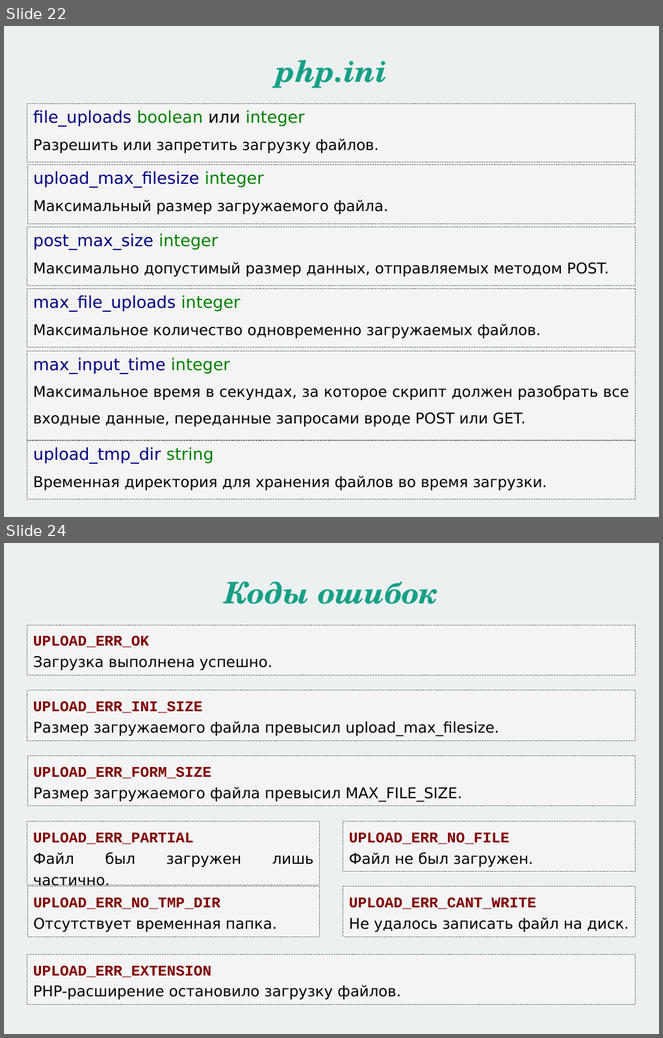
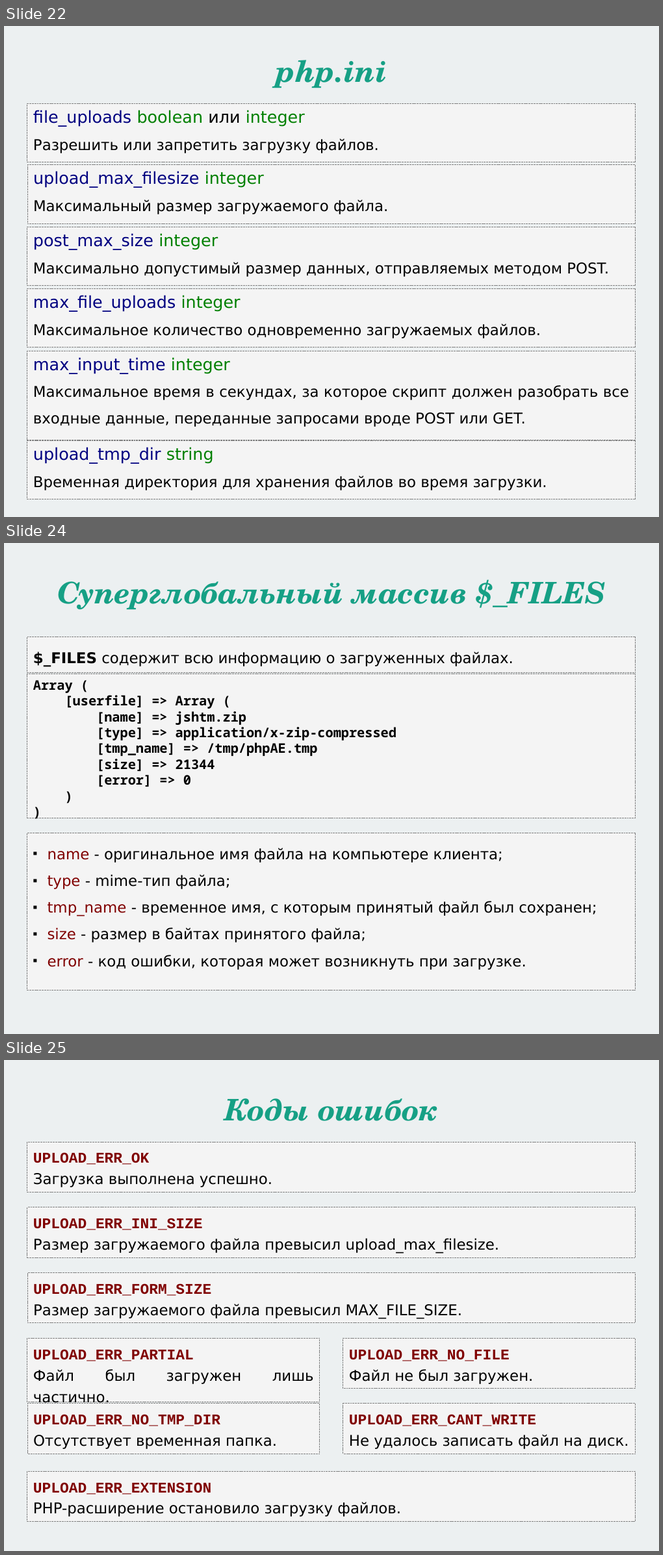
Before and after one commit to itmo-web-dev/Homework, a slide deck: Litvinov/php/lection05/Урок №5. Файловая система.odp. Shown one above the other, each under a label of ours: slides 22 and 24 before the commit, slides 22, 24 and 25 after it; the slides between them are not shown. The pictures are 663x1038 and 663x1555 pixels, drawn with LibreOffice and Linux fonts; fonts in the diff are those of the drawing. Boxes give left, top, right and bottom in pixels: in the first picture for what was removed or moved away, otherwise in the second. Text is boxed around its words. In the diff, an @@ line names an element or a change of style, - is before the commit and + after.

```diff
--- a/Litvinov/php/lection05/Урок №5. Файловая система.odp
+++ b/Litvinov/php/lection05/Урок №5. Файловая система.odp
@@ slide 24 added at [4,543,659,1034], background #ECF0F1 @@
@@ title added at [57,579,606,610], 36 pt, text #16A085, bold, italic @@
+Суперглобальный массив $_FILES
@@ rectangle added at [27,637,636,672], fill #F4F4F4, outline #808080 0 pt, 18 pt, text #000000 @@
+$_FILES содержит всю информацию о загруженных файлах.
@@ rectangle added at [27,674,636,818], fill #F4F4F4, outline #808080 0 pt, 16 pt, text #000000, bold @@
+Array (
+[userfile] => Array (
+[name] => jshtm.zip
+[type] => application/x-zip-compressed
+[tmp_name] => /tmp/phpAE.tmp
+[size] => 21344
+[error] => 0
+)
+)
@@ rectangle added at [27,833,636,991], fill #F4F4F4, outline #808080 0 pt, 18 pt, text #000000 @@
+■ name - оригинальное имя файла на компьютере клиента;
+■ type - mime-тип файла;
+■ tmp_name - временное имя, с которым принятый файл был сохранен;
+■ size - размер в байтах принятого файла;
+■ error - код ошибки, которая может возникнуть при загрузке.
@@ what was slide 24 is now slide 25 @@
```
Also in this commit, not shown: 6 other files.
